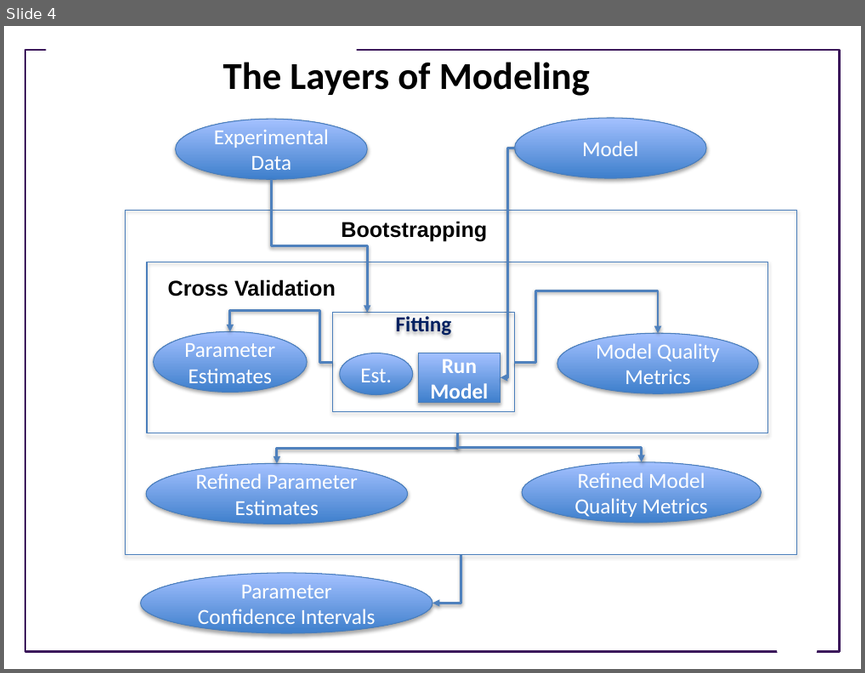
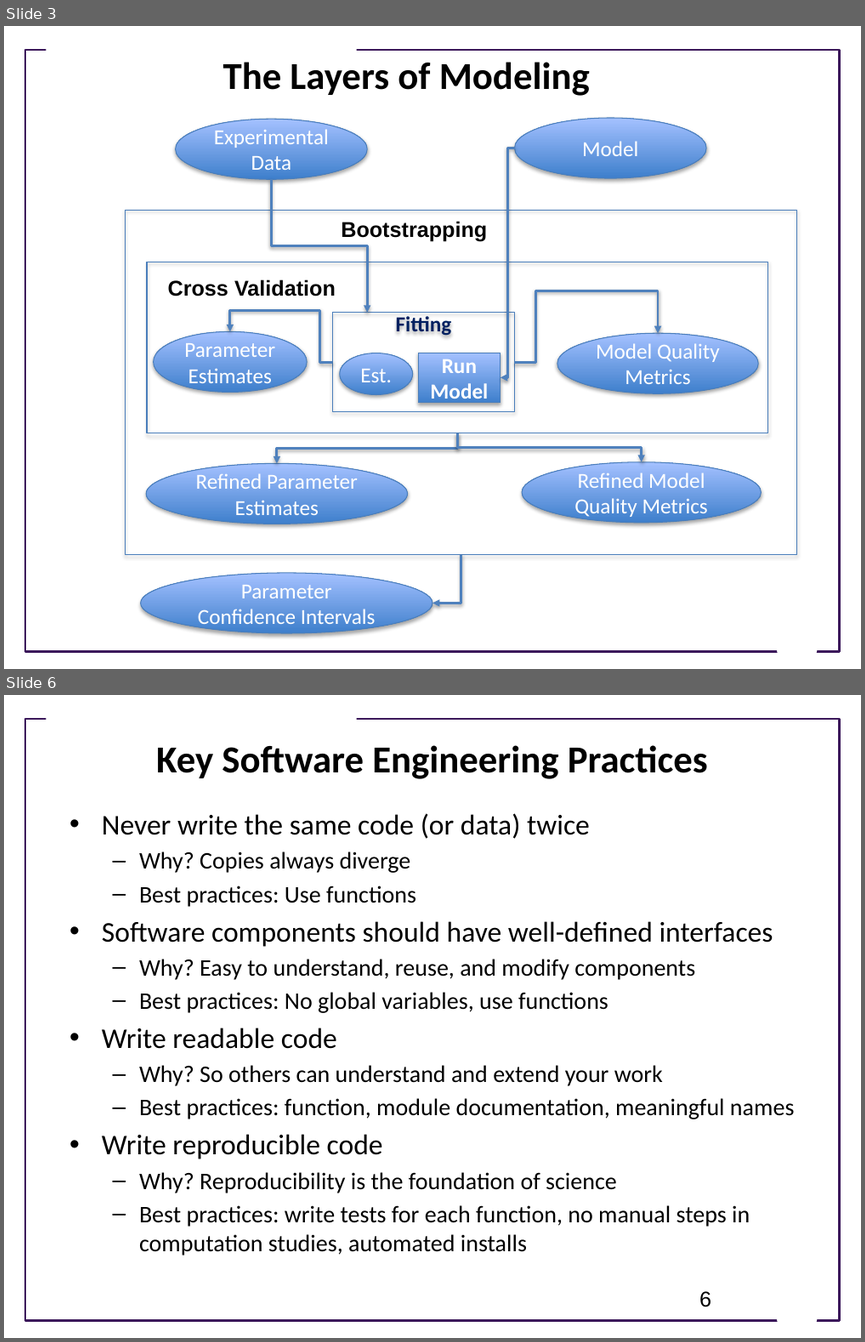
Before and after one commit to ModelEngineering/advancing-biomedical-models, a slide deck: lectures/lecture_10/Lecture_10_Cross_Validation_and_Software_Engineering.pptx. Shown one above the other, each under a label of ours: slide 4 before the commit, slides 3 and 6 after it; the slides between them are not shown. The pictures are 865x673 and 865x1342 pixels, drawn with LibreOffice and Linux fonts; fonts in the diff are those of the drawing; background and template pictures are left out. Boxes give left, top, right and bottom in pixels: in the first picture for what was removed or moved away, otherwise in the second. Text is boxed around its words. In the diff, an @@ line names an element or a change of style, - is before the commit and + after.

```diff
--- a/lectures/lecture_10/Lecture_10_Cross_Validation_and_Software_Engineering.pptx
+++ b/lectures/lecture_10/Lecture_10_Cross_Validation_and_Software_Engineering.pptx
@@ slide 6 added at box(4, 695, 861, 1338), background #FFFFFF; not listed: 3 template elements that a slide beside it also shows @@
@@ title added at box(156, 745, 708, 779), 32 pt, text #000000, bold @@
+Key Software Engineering Practices
@@ text added at box(102, 813, 794, 1226), 20 pt, text #000000 @@
+• Never write the same code (or data) twice
+  – Why? Copies always diverge
+  – Best practices: Use functions
+• Software components should have well-defined interfaces
+  – Why? Easy to understand, reuse, and modify components
+  – Best practices: No global variables, use functions
+• Write readable code
+  – Why? So others can understand and extend your work
+  – Best practices: function, module documentation, meaningful names
+• Write reproducible code
+  – Why? Reproducibility is the foundation of science
+  – Best practices: write tests for each function, no manual steps in computation studies, automated installs
@@ page number added at box(699, 1291, 711, 1307), 18 pt, text #000000 @@
+6
@@ what was slide 4 is now slide 3 @@
```
Also in this commit, not shown: 4 slides changed, 4 other slides added, 3 slides removed.
